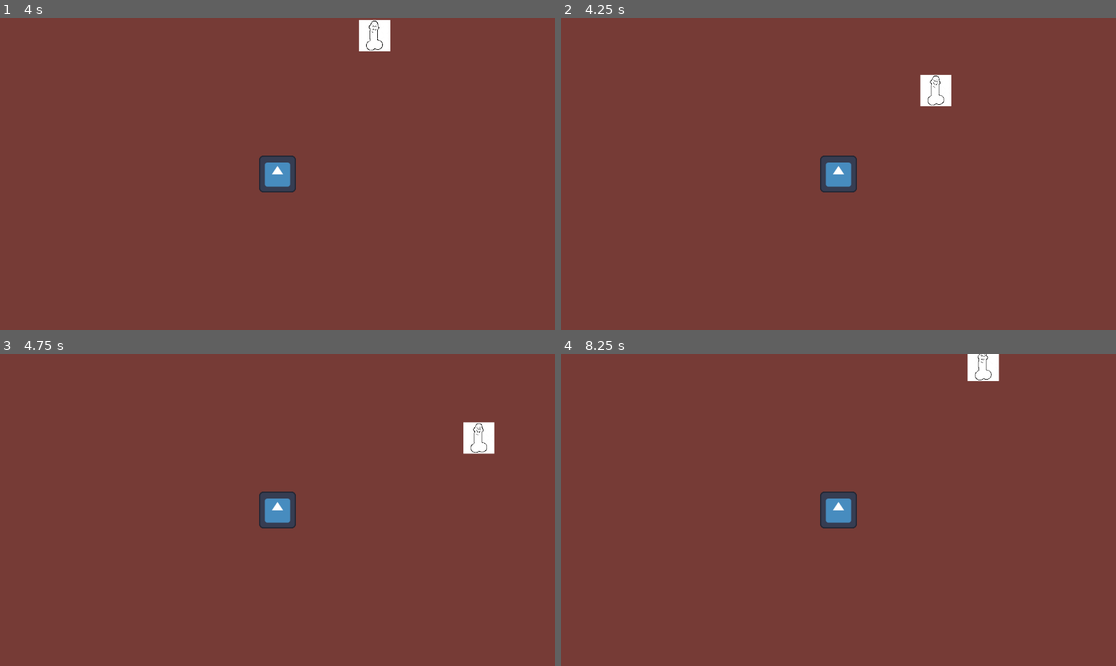
Above: before the commit, frames 1-4 (two rows, left to right).
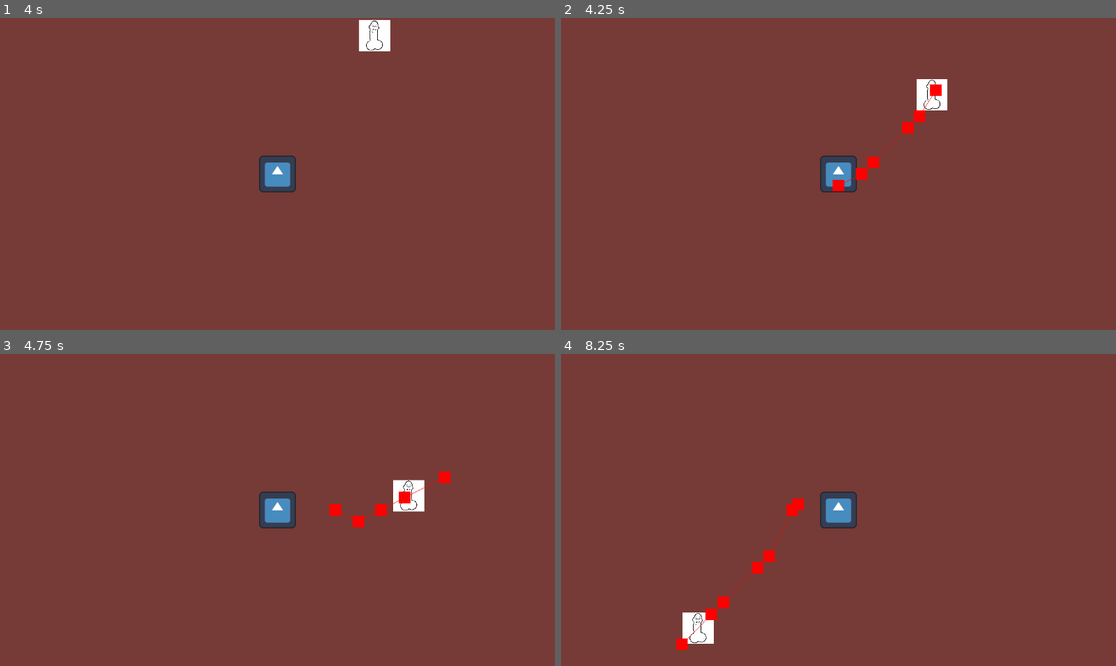
Above: after the commit, the same moments.

Repository: MajesticYak/darkworldgame
Game: Godot game, scene res://Scenes/menu_start.tscn
Two runs of this game, one before a commit and one after it. Both use one fixed random seed, a clock stepped at 60 frames per second and the inputs below. The engine's default icon, where the game draws it, is replaced by a stand-in: a white triangle on a blue panel in a dark square.
Inputs:
- Up to frame 1 (4 s): click "Start" at 0.5 s; tap Enter at 1.25 s; hold D (right) 1.28-2.03 s; hold S (down) 2.03-2.78 s; hold D (right) 2.78-3.53 s; tap Space at 3.5 s; hold W (up) from 3.53 s (still down)
- Up to frame 2 (4.25 s): keep holding W (up)
- Up to frame 3 (4.75 s): release W (up) at 4.28 s; hold A (left) from 4.28 s (still down)
- Up to frame 4 (8.25 s): release A (left) at 5.78 s; hold S (down) 5.78-6.53 s; hold D (right) 6.53-7.28 s; hold W (up) 7.28-8.03 s; hold D (right) from 8.03 s (still down)

Frame 1 is identical in both runs. In frame 2, 0.9% of the frame differs, in the area x 48-71%, y 18-56%; in frame 3, 1.5%; in frame 4, 1.6%, in the area x 20-79%, y 0-95%.

Commit message:
updated enemy detection + searching to allow tile
need to mainstream targets for both characterbodies and tiles -> when attacking tile body gets stuck

Diff:
--- a/Scenes/brawler.tscn
+++ b/Scenes/brawler.tscn
@@ -11,12 +11,13 @@
 [sub_resource type="CircleShape2D" id="CircleShape2D_jvc3w"]
 radius = 64.0
 
-[sub_resource type="Curve" id="Curve_o47bn"]
-min_value = 0.2
-_data = [Vector2(0.0714286, 0.2), 0.0, 0.0, 0, 0, Vector2(0.285714, 0.99011), 0.0, 0.0, 0, 0, Vector2(0.818182, 1), 0.0, 0.0, 0, 0, Vector2(1, 0.2), 0.0, 0.0, 0, 0]
+[sub_resource type="Curve" id="Curve_t0vg8"]
+max_value = 1.2
+_data = [Vector2(0, 0), 0.0, 0.0, 0, 0, Vector2(0.185393, 1.2033), 0.0, 0.0, 0, 0, Vector2(0.808989, 1.2), 0.0, 0.0, 0, 0, Vector2(1, 0), 0.0, 0.0, 0, 0]
 point_count = 4
 
 [node name="Brawler" type="CharacterBody2D"]
+scale = Vector2(0.1, 0.1)
 motion_mode = 1
 wall_min_slide_angle = 0.0
 floor_stop_on_slope = false
@@ -43,9 +44,8 @@
 script = ExtResource("5_a3c3o")
 enemy = NodePath("../..")
 
-[node name="Attack" type="Node" parent="State Machine" node_paths=PackedStringArray("target")]
+[node name="Attack" type="Node" parent="State Machine"]
 script = ExtResource("6_1x2qt")
-target = NodePath("../..")
 
 [node name="Navigation" type="Node2D" parent="."]
 
@@ -56,14 +56,11 @@
 wait_time = 0.3
 autostart = true
 
-[node name="Sweep" type="RayCast2D" parent="."]
-target_position = Vector2(0, 768)
-
 [node name="AttackArea" type="Node2D" parent="."]
 
 [node name="CPUParticles2D" type="CPUParticles2D" parent="AttackArea"]
 emitting = false
-amount = 2000
+amount = 1000
 lifetime = 0.25
 one_shot = true
 explosiveness = 0.7
@@ -77,11 +74,15 @@
 orbit_velocity_max = 2.0
 scale_amount_min = 0.1
 scale_amount_max = 0.1
-scale_amount_curve = SubResource("Curve_o47bn")
+scale_amount_curve = SubResource("Curve_t0vg8")
 color = Color(0.929715, 0.929715, 0.929715, 1)
 
 [node name="RayCast2D" type="RayCast2D" parent="AttackArea"]
 visible = false
 target_position = Vector2(0, 220)
 
+[node name="Sweep" type="RayCast2D" parent="."]
+scale = Vector2(1, 1)
+target_position = Vector2(0, 768)
+
 [connection signal="timeout" from="Navigation/Timer" to="State Machine/Follow" method="_on_timer_timeout"]
--- /dev/null
+++ b/Scenes/main.gd
@@ -0,0 +1,13 @@
+extends Node
+
+var player_scene = preload("res://Scenes/player.tscn")
+
+# Called when the node enters the scene tree for the first time.
+func _ready():
+	var playerInstance = player_scene.instantiate()
+	add_child(playerInstance)
+
+
+# Called every frame. 'delta' is the elapsed time since the previous frame.
+func _process(delta):
+	pass
--- a/Scenes/main.tscn
+++ b/Scenes/main.tscn
@@ -1,7 +1,7 @@
 [gd_scene load_steps=13 format=3 uid="uid://rcyelgi322w8"]
 
+[ext_resource type="Script" path="res://Scenes/main.gd" id="1_3kfhr"]
 [ext_resource type="Texture2D" uid="uid://cp8elohojvbrn" path="res://Assets/tilemap.png" id="1_4xf66"]
-[ext_resource type="PackedScene" uid="uid://b4pkwoj6hwf41" path="res://Scenes/player.tscn" id="1_t72km"]
 [ext_resource type="Texture2D" uid="uid://c5lvd5041phj7" path="res://Assets/pixil-frame-0.png" id="2_6re81"]
 [ext_resource type="Script" path="res://Scripts/TileMap.gd" id="3_2wvec"]
 [ext_resource type="PackedScene" uid="uid://djy75ghrogulu" path="res://Scenes/brawler.tscn" id="3_emrco"]
@@ -504,6 +504,7 @@
 sources/0 = SubResource("TileSetAtlasSource_nvbta")
 
 [node name="Main" type="Node"]
+script = ExtResource("1_3kfhr")
 
 [node name="World" type="Node2D" parent="."]
 
@@ -513,9 +514,5 @@
 layer_0/tile_data = PackedInt32Array(-196612, 1, 0, -131076, 1, 0, -65540, 1, 0, -4, 1, 0, 65532, 1, 0, 131068, 1, 0, 1 …(6951 unchanged characters)…
 script = ExtResource("3_2wvec")
 
-[node name="Player" parent="." instance=ExtResource("1_t72km")]
-scale = Vector2(0.1, 0.1)
-
 [node name="Brawler" parent="." instance=ExtResource("3_emrco")]
 position = Vector2(150, 6)
-scale = Vector2(0.1, 0.1)
--- a/Scenes/player.tscn
+++ b/Scenes/player.tscn
@@ -7,6 +7,7 @@
 radius = 64.0
 
 [node name="Player" type="CharacterBody2D" groups=["Player"]]
+scale = Vector2(0.1, 0.1)
 script = ExtResource("1_ssyy6")
 
 [node name="CollisionShape2D" type="CollisionShape2D" parent="."]
--- a/Scripts/EnemyAttack.gd
+++ b/Scripts/EnemyAttack.gd
@@ -1,10 +1,9 @@
 extends State
 class_name EnemyAttack
 
-@export var target: CharacterBody2D
 @onready var enemy = $"../.."
 
 func Enter():
 	enemy.attack()
 	await get_tree().create_timer(.5).timeout
-	Transitioned.emit(self, "Follow")
+	Transitioned.emit(self, "Idle")
--- a/Scripts/EnemyFollow.gd
+++ b/Scripts/EnemyFollow.gd
@@ -3,19 +3,31 @@
 
 @export var enemy: CharacterBody2D
 @export var move_speed := 60
-@export var target: CharacterBody2D
+@export var dynamic_target: CharacterBody2D
+@export var static_target: Vector2
 
 @onready var navigation_agent: NavigationAgent2D = $"../../Navigation/NavigationAgent2D"
 
+var target_type = 0 #1 for dynamic, 2 for static
+
 func Enter():
-	pass
+	if dynamic_target:
+		target_type = 1
+	elif static_target:
+		target_type = 2
+	print(target_type)
+
 
 func Physics_Update(_delta: float):
 	if navigation_agent.is_target_reachable() and navigation_agent.distance_to_target() < 200:
 		var direction = Vector2()
 		direction = (navigation_agent.get_next_path_position() - enemy.global_position).normalized()
 		enemy.velocity = direction * move_speed
-		$"../../AttackArea".look_at(target.position)
+		match target_type:
+			1:
+				$"../../AttackArea".look_at(dynamic_target.position)
+			2:
+				$"../../AttackArea".look_at(static_target)
 		if navigation_agent.distance_to_target() < 15:
 			enemy.velocity = Vector2.ZERO
 			Transitioned.emit(self, "Attack")
@@ -26,5 +38,8 @@
 
 
 func _on_timer_timeout():
-	if target:
-		navigation_agent.target_position = target.global_position
+	match target_type:
+		1:
+			navigation_agent.target_position = dynamic_target.global_position
+		2:
+			navigation_agent.target_position = static_target
--- a/Scripts/EnemyIdle.gd
+++ b/Scripts/EnemyIdle.gd
@@ -3,9 +3,11 @@
 
 @export var enemy : CharacterBody2D
 @export var move_speed := 20.0
+@onready var tile_map = $/root/Main/World/TileMap
 @onready var ray_cast = $"../../Sweep"
-@onready var tile_map = $".../.../.../World/TileMap"
 
+var dynamic_target : CharacterBody2D
+var static_target : Vector2
 var move_direction : Vector2
 var wander_time : float
 var can_random = true
@@ -18,6 +20,8 @@
 	can_random = true
 
 func Enter():
+	dynamic_target = null
+	findTarget()
 	randomize_wander()
 
 func Update(delta: float):
@@ -26,30 +30,26 @@
 	elif can_random:
 		randomize_wander()
 		can_random = false
-	var target = await get_closest_body()
-	if target:
+	if dynamic_target or static_target:
+		$"../Follow".dynamic_target = dynamic_target
+		$"../Follow".static_target = static_target
 		Transitioned.emit(self, "Follow")
-		$"../Follow".target = target
 
 func Physics_Update(_delta: float):
 	if enemy:
 		enemy.velocity = move_direction * move_speed
 
-func get_closest_body(): #and visible
-	var locatedTargets = []
-	var targetDistance = []
+func findTarget(): #and visible
 	for i in range(41):
 		ray_cast.rotation = i * .157
-		await get_tree().create_timer(.5).timeout
-		if ray_cast.is_colliding():
-			var hitBody = ray_cast.get_collider_rid()
-			if (locatedTargets.find(hitBody) == -1):
-				locatedTargets.append(hitBody)
-				targetDistance.append((ray_cast.get_collision_point() - enemy.position).length())
-	if locatedTargets.size() != 0:
-		var rid = locatedTargets[targetDistance.find(targetDistance.min())]
-		var instance = instance_from_id(rid.get_id())
-		if instance is CharacterBody2D:
-			return instance.position
-		elif instance is TileMap:
-			return tile_map.map_to_local(tile_map.get_coords_for_body_rid(rid))
+		await get_tree().create_timer(.01).timeout
+		var hitBody = ray_cast.get_collider()
+		if hitBody != null:
+			if hitBody.is_in_group("Player"):
+				dynamic_target = hitBody
+				return
+			elif hitBody is TileMap:
+				var coords = tile_map.get_coords_for_body_rid(ray_cast.get_collider_rid())
+				static_target = tile_map.map_to_local(coords)
+				return
+	findTarget()
--- a/Scripts/brawler.gd
+++ b/Scripts/brawler.gd
@@ -10,23 +10,25 @@
 	move_and_slide()
 
 func attack():
-	var hitBodies = []
+	var hitTiles = []
 	$AttackArea/CPUParticles2D.emitting = true
 	for i in range(11):
 		ray_cast.rotation = i * -.31
 		await get_tree().create_timer(.02).timeout
-		var hitBody = ray_cast.get_collider_rid()
-		if (hitBodies.find(hitBody) == -1):
-			hitBodies.append(hitBody)
-	for i in range(hitBodies.size()):
-		if instance_from_id(hitBodies[i].get_id()) is CharacterBody2D:
-			#hitEnemies.takeDamage()
-			pass
-		else: #if this is not a characterbody, must be tilemap (prob maybe look in future)
-			var coords = tile_map.get_coords_for_body_rid(hitBodies[i])
-			var atlas_coords = tile_map.get_cell_atlas_coords(0,coords,true)
-			if atlas_coords != Vector2i(-1,-1): #if tile still exists
-				if (atlas_coords.x - 1 == -1):
-					tile_map.set_cell(0,coords,1,Vector2i(0,0))
-				else:
-					tile_map.set_cell(0,coords,0,atlas_coords - Vector2i(1,0))
+		var hitBody = ray_cast.get_collider()
+		if hitBody != null:
+			if hitBody.is_in_group("Player"):
+				#hitBody.takeDamage()
+				pass
+			elif hitBody is TileMap:
+				var coords = tile_map.get_coords_for_body_rid(ray_cast.get_collider_rid())
+				if hitTiles.find(coords) == -1:
+					hitTiles.append(coords)
+	for j in hitTiles.size():
+		var coords = hitTiles[j]
+		var atlas_coords = tile_map.get_cell_atlas_coords(0,coords,true)
+		if atlas_coords != Vector2i(-1,-1): #if tile still exists
+			if (atlas_coords.x - 1 == -1):
+				tile_map.set_cell(0,coords,1,Vector2i(0,0))
+			else:
+				tile_map.set_cell(0,coords,0,atlas_coords - Vector2i(1,0))
